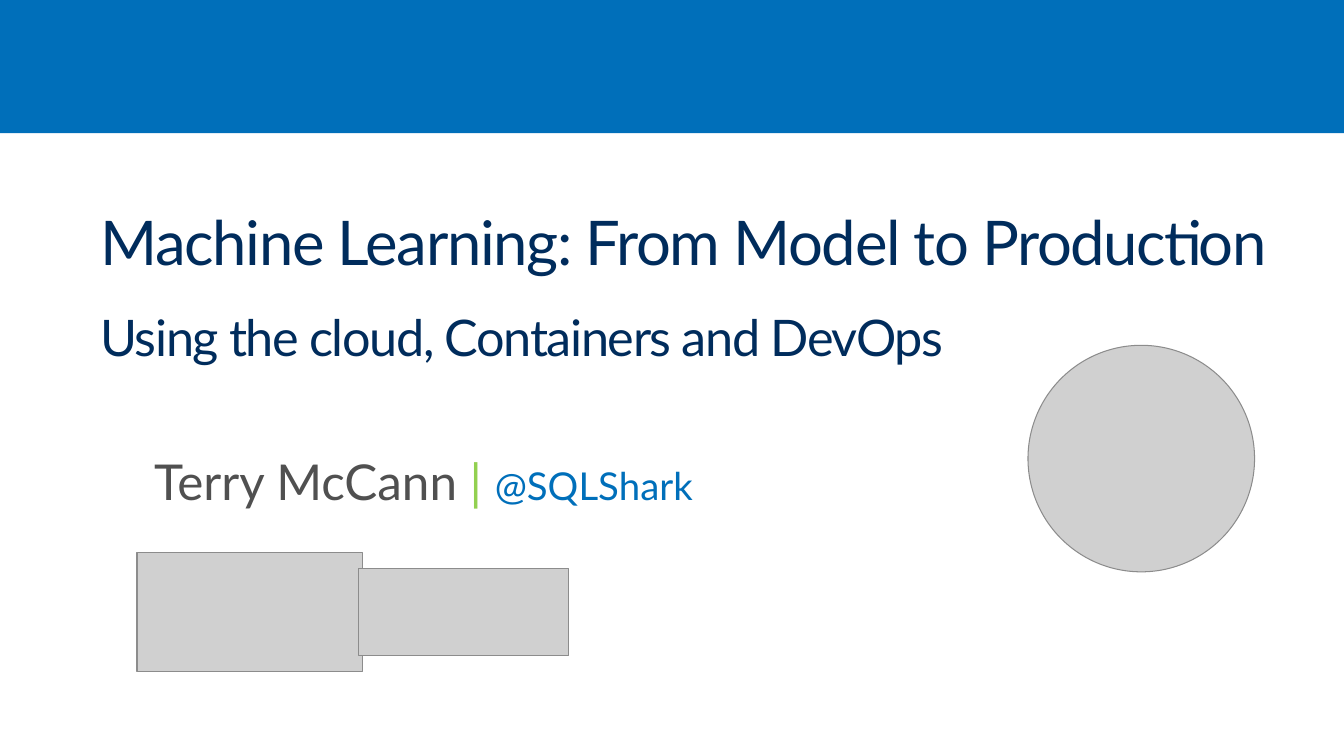
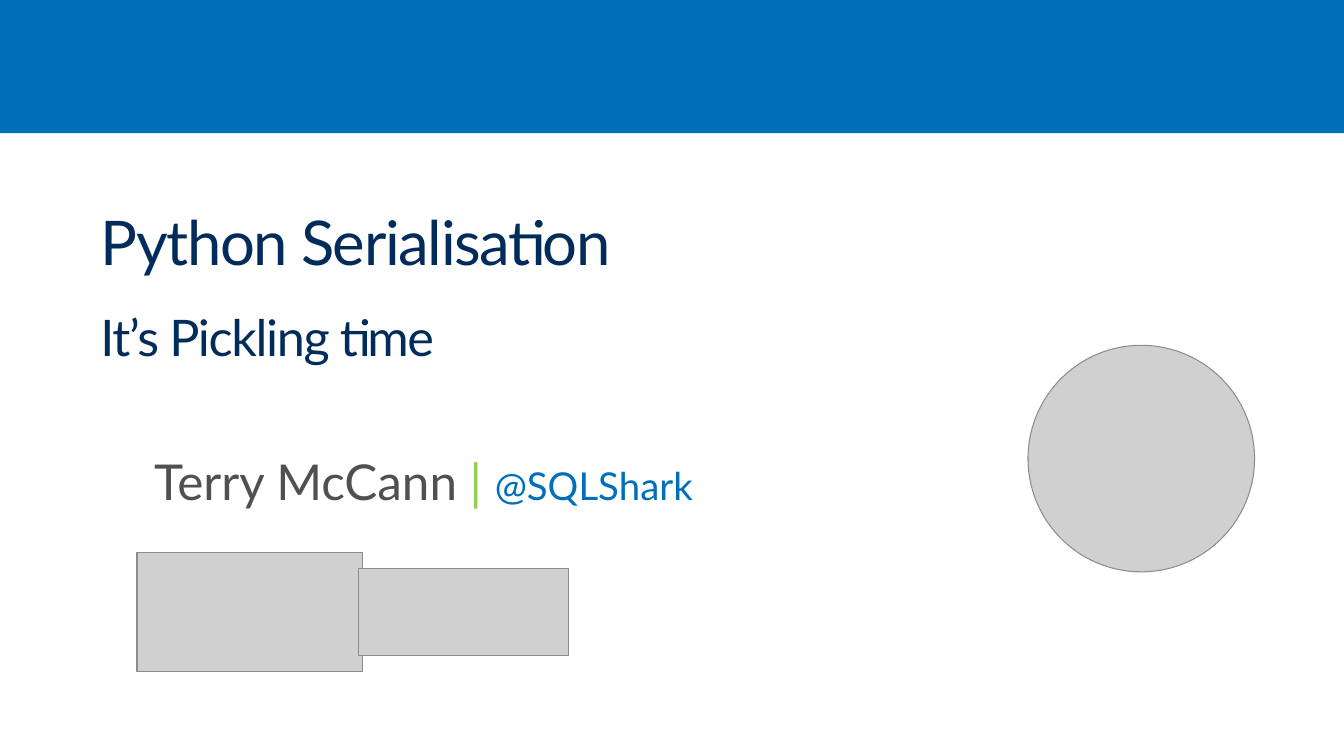
Before and after one commit to SQLShark/MachineLearningFromModelToProduction, a slide deck: slide 1 of Slides/M3 - Python Serialisation - Copy.pptx (slide 2 before the commit). Drawn at 1344x756 pixels with LibreOffice and Linux fonts; fonts in the diff are those of the drawing; grey boxes stand for pictures; background and template pictures are left out. Boxes give left, top, right and bottom in pixels: in the first picture for what was removed or moved away, otherwise in the second. Text is boxed around its words. In the diff, an @@ line names an element or a change of style, - is before the commit and + after.

```diff
--- a/Slides/M3 - Python Serialisation - Copy.pptx
+++ b/Slides/M3 - Python Serialisation - Copy.pptx
@@ text at (x1=100, y1=219, x2=610, y2=364): text changed @@
-Machine Learning: From Model to Production
-Using the cloud, Containers and DevOps
+Python Serialisation
+It’s Pickling time
```
Also in this commit, not shown: 6 slides added, 7 slides removed, 7 other files.
